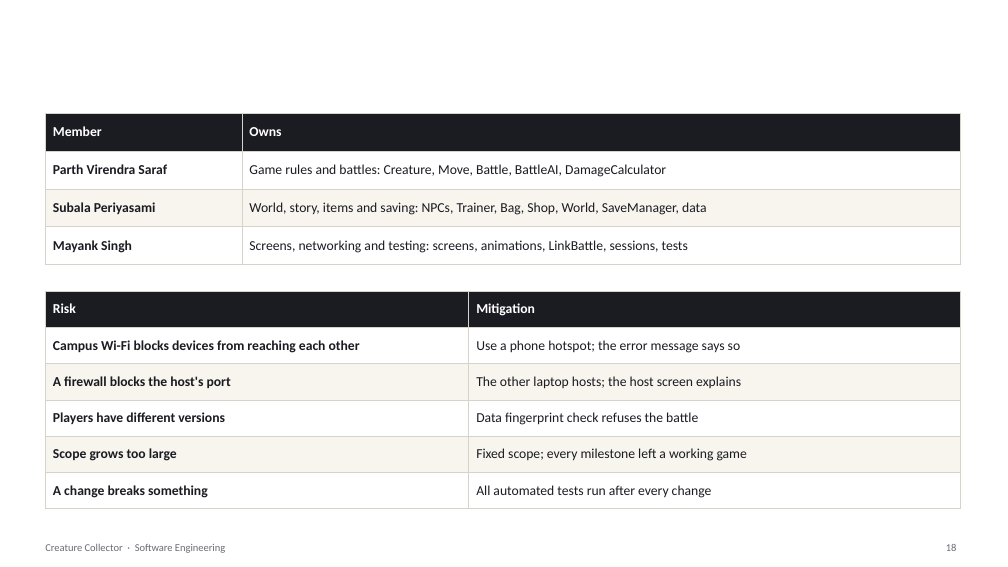
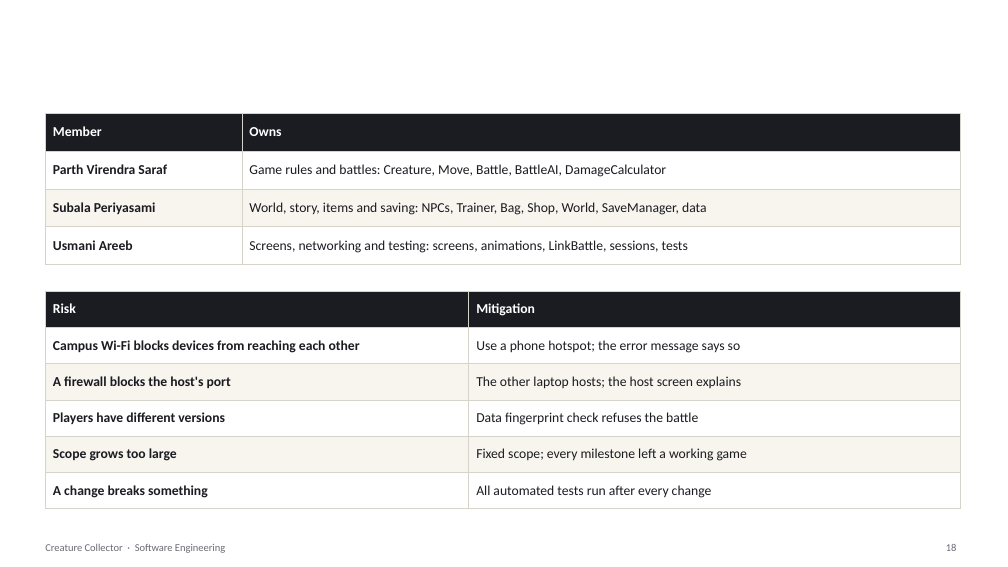
Before and after one commit to psdoom14/creature-collector, a slide deck: slide 18 of docs/se/CreatureCollector-SE.pptx. Drawn at 1008x567 pixels with LibreOffice and Linux fonts; fonts in the diff are those of the drawing; background and template pictures are left out. Boxes give left, top, right and bottom in pixels: in the first picture for what was removed or moved away, otherwise in the second. Text is boxed around its words. In the diff, an @@ line names an element or a change of style, - is before the commit and + after.

```diff
--- a/docs/se/CreatureCollector-SE.pptx
+++ b/docs/se/CreatureCollector-SE.pptx
@@ table at box(45, 113, 960, 257) @@
-row 4, column 1: Mayank Singh
+row 4, column 1: Usmani Areeb
```
Also in this commit, not shown: 1 other slide changed, 2 other files.
